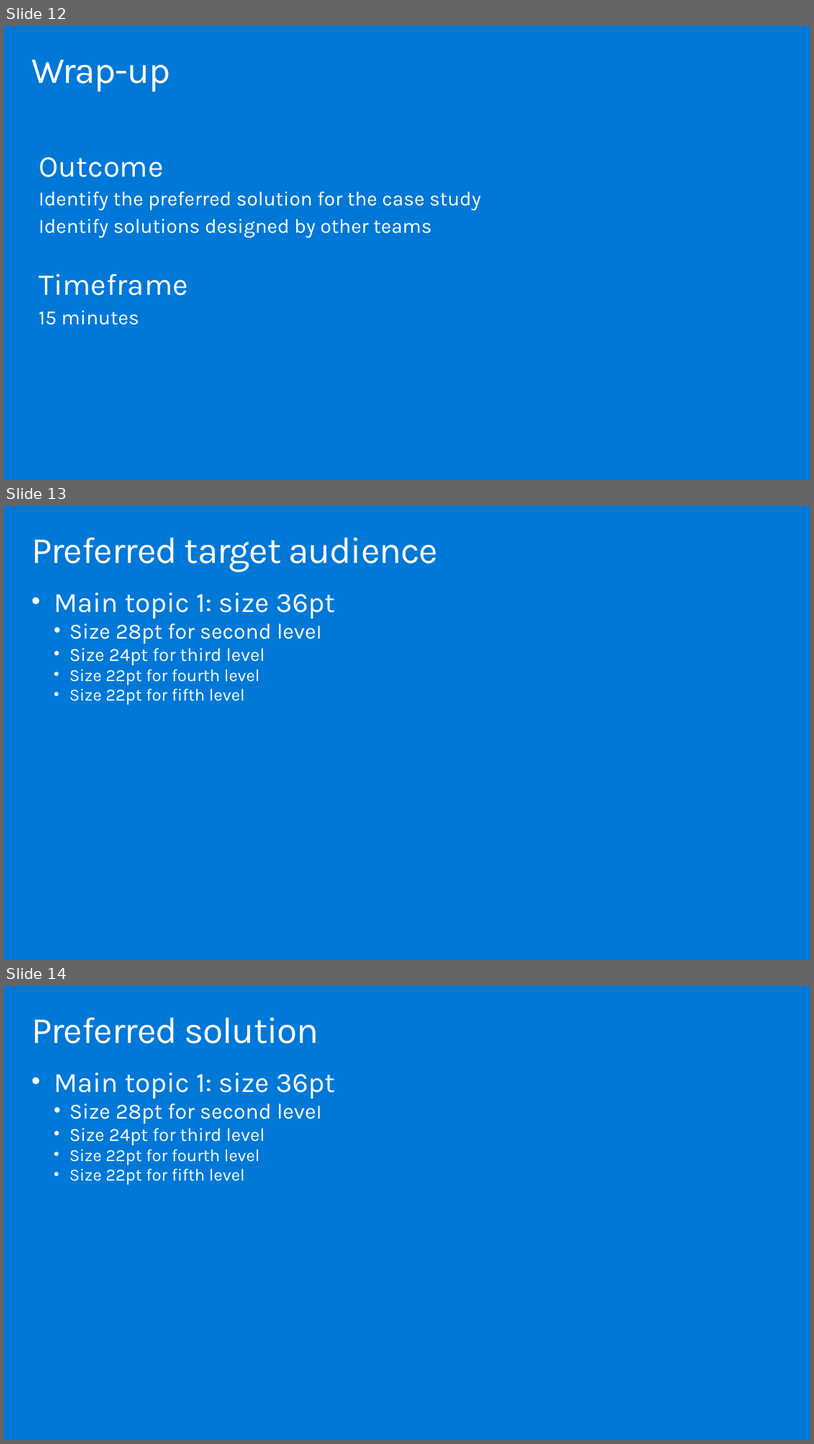
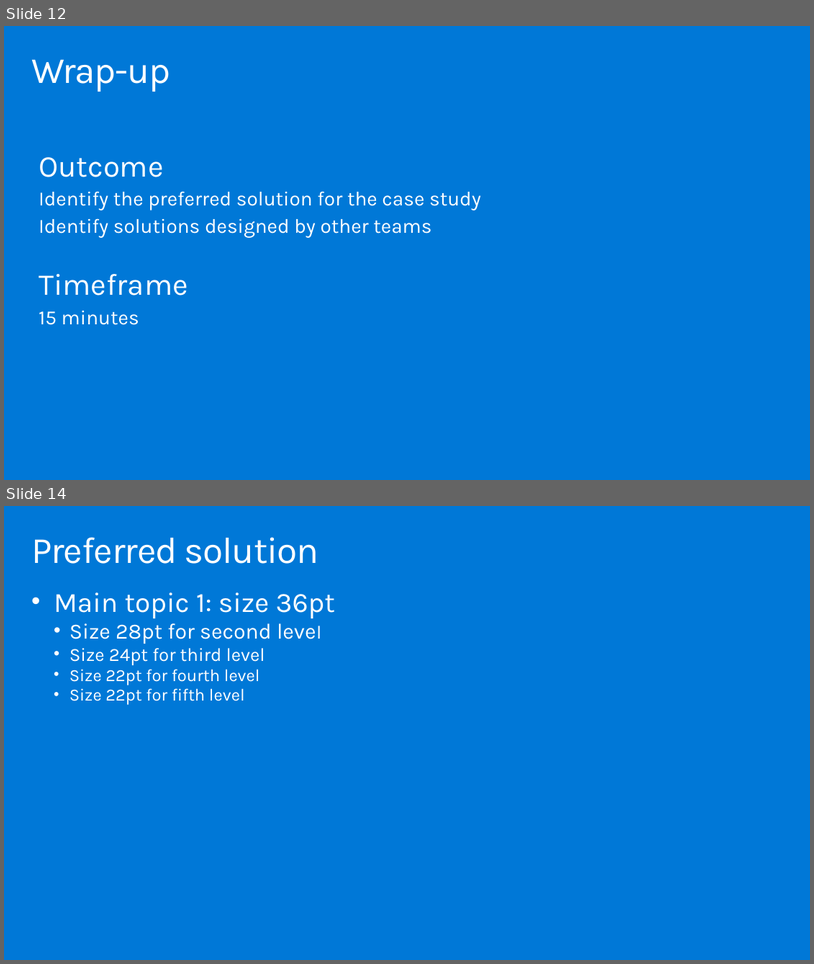
Before and after one commit to solliancenet/MCW-Securing-the-IoT-end-to-end, a slide deck: Whiteboard design session/WDS trainer presentation - Securing the IoT end to end.pptx. Shown one above the other, each under a label of ours: slides 12, 13 and 14 before the commit, slides 12 and 14 after it; the slides between them are not shown. The pictures are 814x1444 and 814x964 pixels, drawn with LibreOffice and Linux fonts; fonts in the diff are those of the drawing. Boxes give left, top, right and bottom in pixels: in the first picture for what was removed or moved away, otherwise in the second. Text is boxed around its words. In the diff, an @@ line names an element or a change of style, - is before the commit and + after.

```diff
--- a/Whiteboard design session/WDS trainer presentation - Securing the IoT end to end.pptx
+++ b/Whiteboard design session/WDS trainer presentation - Securing the IoT end to end.pptx
@@ slide 13 removed at bbox=[4, 506, 810, 960], background #0078D7 @@
@@ title removed at bbox=[31, 537, 438, 572] @@
-Preferred target audience
@@ text removed at bbox=[54, 592, 336, 705] @@
-• Main topic 1: size 36pt
-  • Size 28pt for second level
-  • Size 24pt for third level
-  • Size 22pt for fourth level
-  • Size 22pt for fifth level
```
Also in this commit, not shown: 3 slides added, 11 other slides removed, 1 other file.
